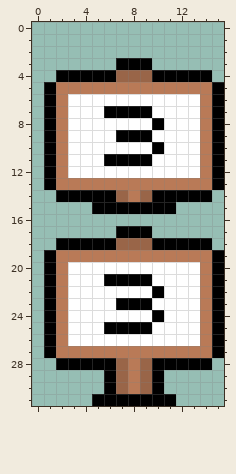
Pixel-art sprite -- hwc/images/difficulty3.png. Above: the version before the commit.
The file is 16x32 pixels.
After the commit:
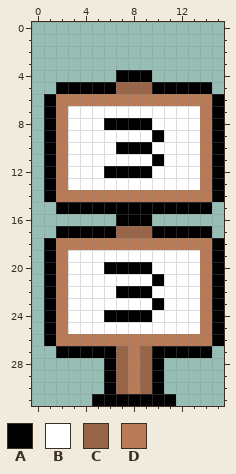
Palette (. is transparent): A #000000  B #ffffff  C #996548  D #b97a57
The exact change:
The edit adds colour A in row 14 at x 1 and 15; in row 15 at x 2 to 4 and 12 to 14; in row 16 at x 7 to 9; in row 17 at x 2 to 6 and 10 to 14; in row 18 at x 1 and 15.
Colour B gives way to colour A in row 8 at x 6 to 9; in row 9 at x 10; in row 10 at x 7 to 9; in row 11 at x 10; in row 12 at x 6 to 9; in row 20 at x 6 to 9.
Colour B gives way to colour A in row 21 at x 10; in row 22 at x 7 to 9; in row 23 at x 10; in row 24 at x 6 to 9.
Colour C gives way to colour A in row 4 at x 7 to 9.
Colour D gives way to colour A in row 5 at x 2 to 6 and 10 to 14; in row 27 at x 2 to 6 and 10 to 14.
Colour A gives way to colour B in row 7 at x 6 to 9; in row 8 at x 10; in row 9 at x 7 to 9; in row 10 at x 10; in row 11 at x 6 to 9; in row 21 at x 6 to 9.
Colour A gives way to colour B in row 22 at x 10; in row 23 at x 7 to 9; in row 24 at x 10; in row 25 at x 6 to 9.
Colour D gives way to colour B in row 13 at x 3 to 13; in row 19 at x 3 to 13.
Colour A gives way to colour C in row 17 at x 7 to 9.
Colour D gives way to colour C in row 5 at x 7 to 9; in row 27 at x 7 and 9.
Colour A gives way to colour D in row 14 at x 2 to 6 and 10 to 14; in row 18 at x 2 to 6 and 10 to 14.
Colour B gives way to colour D in row 6 at x 3 to 13; in row 26 at x 3 to 13.
Colour C gives way to colour D in row 14 at x 7 and 9; in row 18 at x 7 to 9.
The author cleared colour A in row 3 at x 7 to 9; in row 4 at x 2 to 6 and 10 to 14; in row 5 at x 1 and 15; in row 27 at x 1 and 15; in row 28 at x 2 to 5 and 11 to 14.
Boxes around the changes in both pictures, in picture pixels (x1, y1, x2, y2):
changed: (44, 58, 224, 370)
